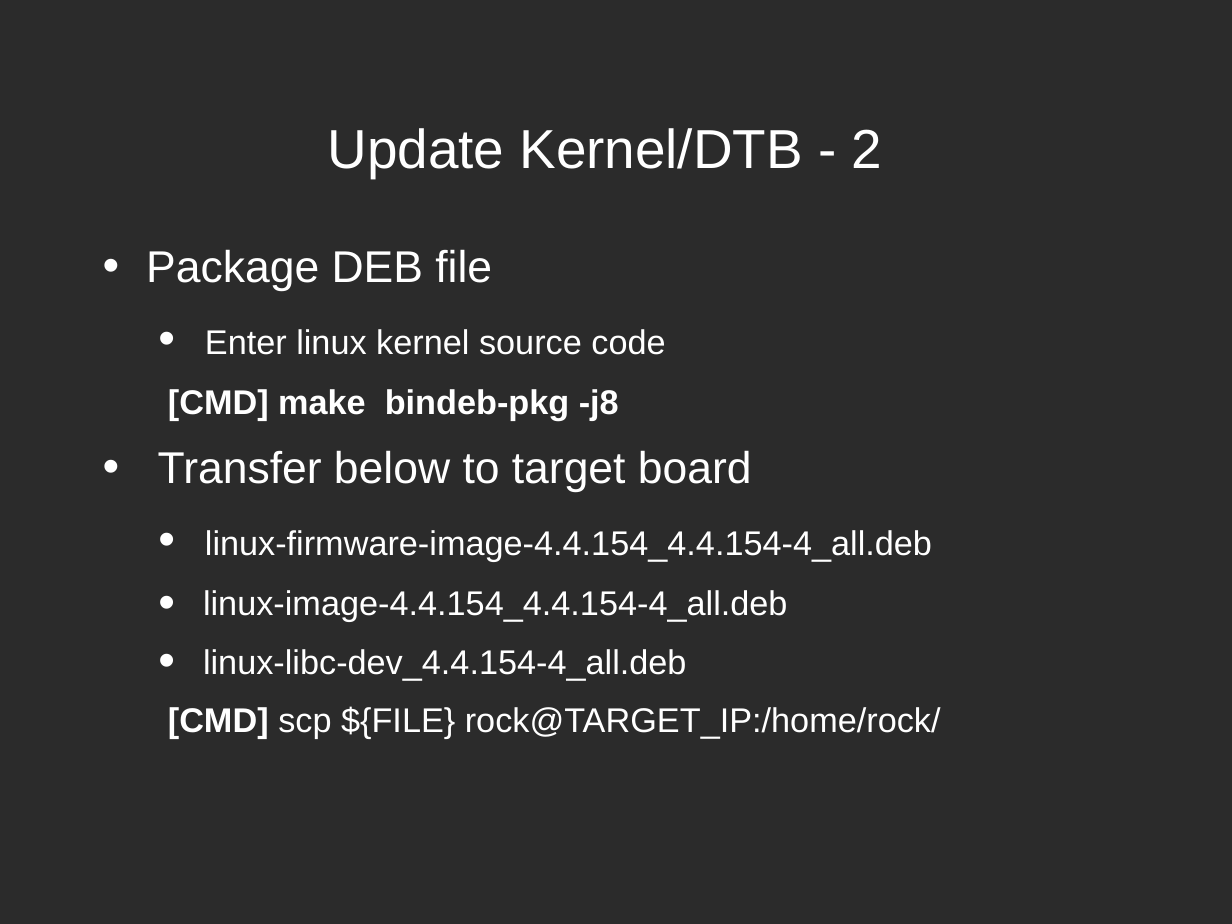
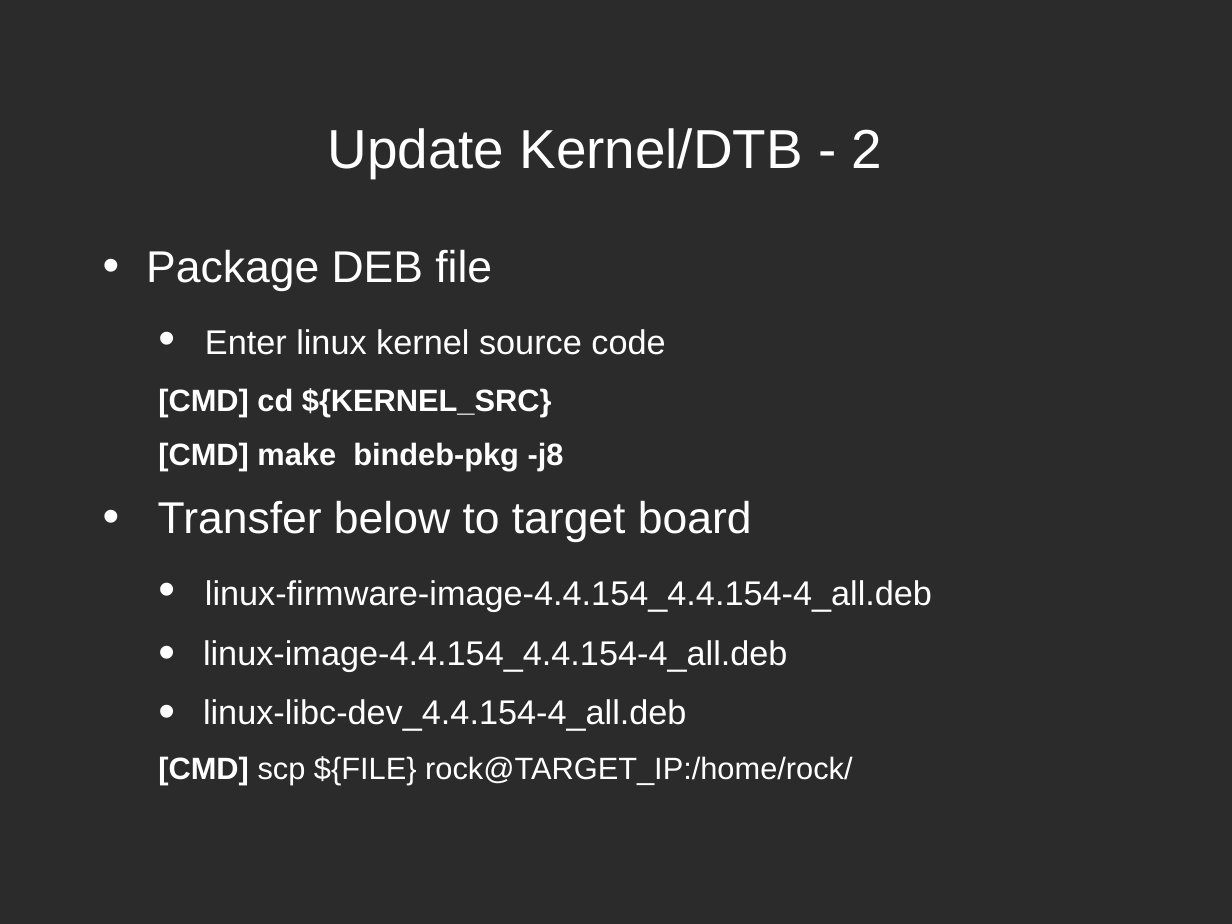
Before and after one commit to xlloss/embedded_linux_cadtc, a slide deck: slide 11 of linux_driver/present/1-concept/1-2_Rockpi.odp. Drawn at 1232x924 pixels with LibreOffice and Linux fonts; fonts in the diff are those of the drawing; background and template pictures are left out; a plain dark background stands for a picture behind light text. Boxes give left, top, right and bottom in pixels: in the first picture for what was removed or moved away, otherwise in the second. Text is boxed around its words. In the diff, an @@ line names an element or a change of style, - is before the commit and + after.

```diff
--- a/linux_driver/present/1-concept/1-2_Rockpi.odp
+++ b/linux_driver/present/1-concept/1-2_Rockpi.odp
@@ text at box(158, 388, 552, 416): paragraph added @@
+  [CMD] cd ${KERNEL_SRC}
@@ text at box(158, 442, 852, 785): size 20 to 18 pt in "[CMD] make bindeb-pkg -j8", "[CMD] scp ${FILE} rock@TARGET_IP:/home/rock/" @@
```
Also in this commit, not shown: 5 other slides changed, 5 other files.
